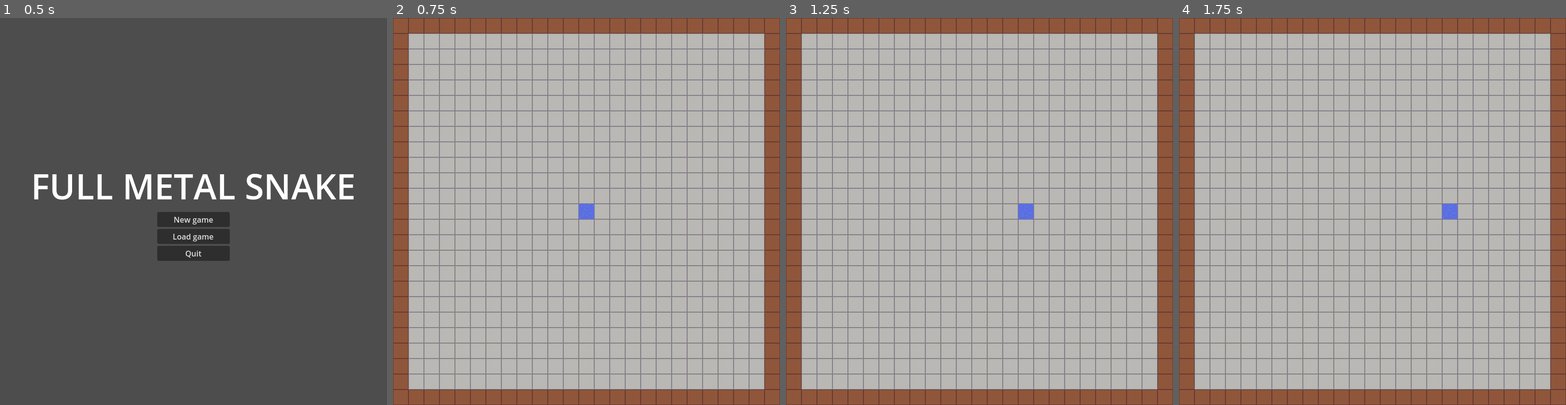
Above: before the commit, frames 1-4 (left to right).
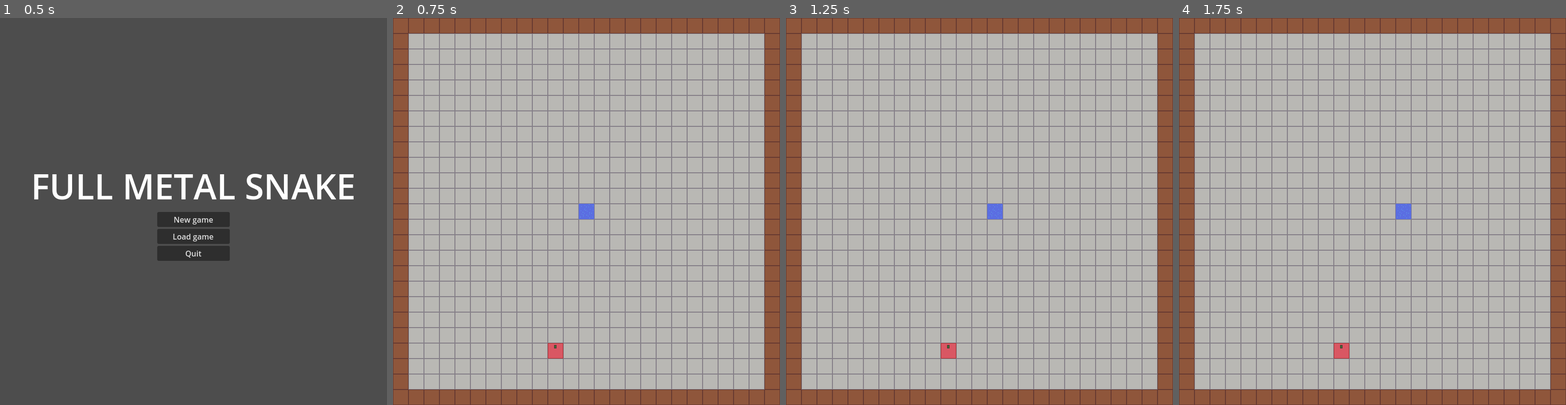
Above: after the commit, the same moments.

Repository: atokos/full-metal-snake
Game: Godot game, scene res://ui/menus/start_menu.tscn
Two runs of this game, one before a commit and one after it. Both use one fixed random seed, a clock stepped at 60 frames per second and the inputs below.
Inputs:
- Up to frame 1 (0.5 s): no input
- Up to frame 2 (0.75 s): click "New game" at 0.5 s
- Up to frame 3 (1.25 s): no input
- Up to frame 4 (1.75 s): hold Right (ui_right) from 1.28 s (still down)

Frame 1 is identical in both runs. In frame 2, 0.2% of the frame differs, in the area x 40-44%, y 84-88%; in frame 3, 0.5%, in the area x 40-64%, y 48-88%; in frame 4, 0.5%.

Commit message:
Prototype ready + music
Prototype ready + music

Diff:
--- a/autoloads/scene_manager.gd
+++ b/autoloads/scene_manager.gd
@@ -37,3 +37,7 @@
 
 	# Optionally, to make it compatible with the SceneTree.change_scene_to_file() API.
 	# get_tree().current_scene = current_scene
+
+# Quit the game
+func quit() -> void:
+	get_tree().quit()
--- /dev/null
+++ b/entities/food/food.tscn
@@ -0,0 +1,16 @@
+[gd_scene load_steps=3 format=3 uid="uid://yq346lbfvvuv"]
+
+[ext_resource type="Texture2D" uid="uid://dy0aee83fdern" path="res://sprites/apple.png" id="1_bw6vg"]
+
+[sub_resource type="RectangleShape2D" id="RectangleShape2D_tn4ro"]
+size = Vector2(32, 32)
+
+[node name="Food" type="Area2D" groups=["food"]]
+
+[node name="Sprite2D" type="Sprite2D" parent="."]
+position = Vector2(16, -16)
+texture = ExtResource("1_bw6vg")
+
+[node name="CollisionShape2D" type="CollisionShape2D" parent="."]
+position = Vector2(16, -16)
+shape = SubResource("RectangleShape2D_tn4ro")
--- a/entities/snake/snake_head.gd
+++ b/entities/snake/snake_head.gd
@@ -1,11 +1,11 @@
 class_name SnakeHead extends SnakePart
 
+signal food_eaten
+signal collided_with_body
 
-# Called when the node enters the scene tree for the first time.
-func _ready() -> void:
-	pass # Replace with function body.
-
-
-# Called every frame. 'delta' is the elapsed time since the previous frame.
-func _process(delta: float) -> void:
-	pass
+func _on_area_entered(area: Area2D) -> void:
+	if area.is_in_group("food"):
+		food_eaten.emit()
+		area.call_deferred("queue_free")
+	else:
+		collided_with_body.emit()
--- a/entities/snake/snake_head.tscn
+++ b/entities/snake/snake_head.tscn
@@ -4,7 +4,7 @@
 [ext_resource type="Texture2D" uid="uid://bpg7s1w0covgm" path="res://sprites/snake_part.png" id="2_40xwp"]
 
 [sub_resource type="RectangleShape2D" id="RectangleShape2D_p40fi"]
-size = Vector2(32, 32)
+size = Vector2(30, 30)
 
 [node name="SnakeHead" type="Area2D"]
 script = ExtResource("1_p40fi")
--- a/stages/game/game.gd
+++ b/stages/game/game.gd
@@ -1,21 +1,28 @@
 extends Node2D
-
-@onready var head: SnakeHead = %SnakeHead as SnakeHead
-@onready var bounds: Bounds = %Bounds as Bounds
 
 const pausemenu_scene: PackedScene = preload("res://ui/menus/pause_menu.tscn")
 var pause_menu: PauseMenu
 
+@onready var head: SnakeHead = %SnakeHead as SnakeHead
+@onready var bounds: Bounds = %Bounds as Bounds
+@onready var spawner: Spawner = %Spawner as Spawner
+
 var time_between_moves: float = 1000.0
 var time_since_last_move: float = 0
-var speed: float = 5000.0
+var speed: float = 2500.0
 var move_dir: Vector2 = Vector2.RIGHT
-
 var snake_parts: Array[SnakePart] = []
 var score: int = 0
 
+
 func _ready() -> void:
-	print("Im in the main game, yay!")
+	print("Game scene ready")
+
+	head.food_eaten.connect(_on_food_eaten)
+	head.collided_with_body.connect(_on_collided_with_body)
+	spawner.body_added.connect(_on_body_added)
+
+	spawner.spawn_food()
 	snake_parts.push_back(head)
 
 
@@ -46,7 +53,7 @@
 func update_snake() -> void:
 	var new_position: Vector2 = head.position + move_dir * Global.GRID_SIZE
 	if bounds.check_collision(new_position):
-		print("game over")
+		game_over()
 	else:
 		head.move_to(new_position)
 
@@ -59,6 +66,26 @@
 		pause_game()
 
 
+func _on_food_eaten() -> void:
+	spawner.call_deferred("spawn_food")
+	spawner.call_deferred("spawn_body", snake_parts[snake_parts.size() - 1].last_position)
+	speed += 500
+	score += 1
+
+
+func _on_body_added(body: SnakeBody) -> void:
+	snake_parts.push_back(body)
+
+
+func _on_collided_with_body() -> void:
+	game_over()
+
+
+func game_over() -> void:
+	# TODO handle game over
+	SceneManager.goto_scene("res://ui/menus/post_game_menu.tscn")
+
+
 func pause_game() -> void:
 	if not pause_menu:
 		pause_menu = pausemenu_scene.instantiate() as PauseMenu
--- a/stages/game/game.tscn
+++ b/stages/game/game.tscn
@@ -1,10 +1,11 @@
-[gd_scene load_steps=10 format=4 uid="uid://d07kb84wma30m"]
+[gd_scene load_steps=11 format=4 uid="uid://d07kb84wma30m"]
 
 [ext_resource type="Script" uid="uid://ckfysdsj6ws5h" path="res://stages/game/game.gd" id="1_prqhm"]
 [ext_resource type="Texture2D" uid="uid://crm2vw7skbni3" path="res://sprites/floor.png" id="2_her1c"]
 [ext_resource type="Texture2D" uid="uid://cv34ynfc5bprc" path="res://sprites/wall.png" id="3_ossee"]
 [ext_resource type="PackedScene" uid="uid://cf2b458sqev7n" path="res://entities/snake/snake_head.tscn" id="4_rijih"]
 [ext_resource type="Script" uid="uid://dllr7bkvdcevo" path="res://stages/game/bounds.gd" id="5_r5fb2"]
+[ext_resource type="Script" uid="uid://d1e05fityf0ve" path="res://stages/game/spawner.gd" id="6_rsoik"]
 
 [sub_resource type="TileSetAtlasSource" id="TileSetAtlasSource_rijih"]
 texture = ExtResource("2_her1c")
@@ -50,3 +51,10 @@
 [node name="LowerRight" type="Marker2D" parent="Bounds"]
 unique_name_in_owner = true
 position = Vector2(768, 768)
+
+[node name="Spawner" type="Node2D" parent="." node_paths=PackedStringArray("bounds")]
+unique_name_in_owner = true
+script = ExtResource("6_rsoik")
+bounds = NodePath("../Bounds")
+
+[connection signal="area_entered" from="SnakeHead" to="SnakeHead" method="_on_area_entered"]
--- /dev/null
+++ b/stages/game/spawner.gd
@@ -0,0 +1,26 @@
+class_name Spawner extends Node2D
+
+signal body_added(body: SnakeBody)
+
+@export var bounds: Bounds
+
+var food_scene: PackedScene = preload("res://entities/food/food.tscn")
+var body_scene: PackedScene = preload("res://entities/snake/snake_body.tscn")
+
+func spawn_food() -> void:
+	var spawn_point: Vector2 = Vector2.ZERO
+	spawn_point.x = randf_range(bounds.x_min + Global.GRID_SIZE, bounds.x_max - Global.GRID_SIZE)
+	spawn_point.y = randf_range(bounds.y_min + Global.GRID_SIZE, bounds.y_max - Global.GRID_SIZE)
+	spawn_point.x = floorf(spawn_point.x / Global.GRID_SIZE) * Global.GRID_SIZE
+	spawn_point.y = floorf(spawn_point.y / Global.GRID_SIZE) * Global.GRID_SIZE
+
+	var food = food_scene.instantiate()
+	food.position = spawn_point
+	get_parent().add_child(food)
+
+
+func spawn_body(position: Vector2) -> void:
+	var body: SnakeBody = body_scene.instantiate() as SnakeBody
+	body.position = position
+	get_parent().add_child(body)
+	body_added.emit(body)
--- a/ui/menus/start_menu.gd
+++ b/ui/menus/start_menu.gd
@@ -22,3 +22,4 @@
 
 func _on_quit_button_pressed() -> void:
 	print("quit button pressed")
+	SceneManager.quit()
Not shown, added: stages/game/snake_battle_theme.wav.import
Not shown, added: stages/game/spawner.gd.uid
Not shown, added: stages/game/snake_battle_theme.wav
